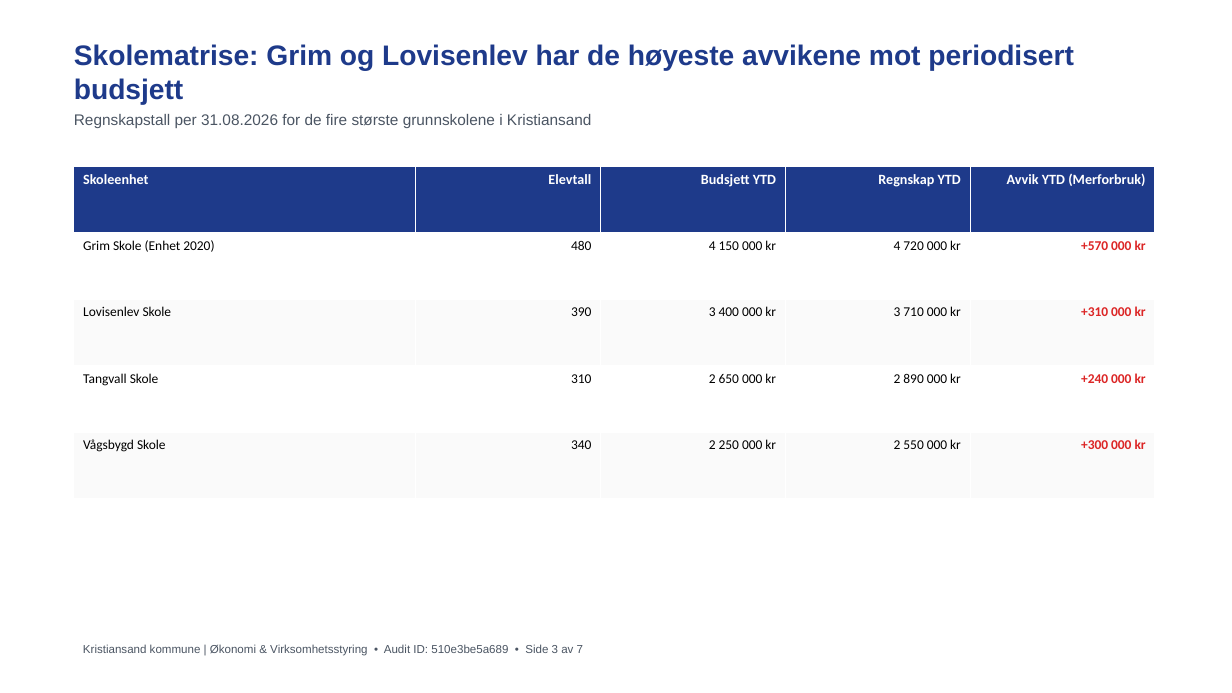
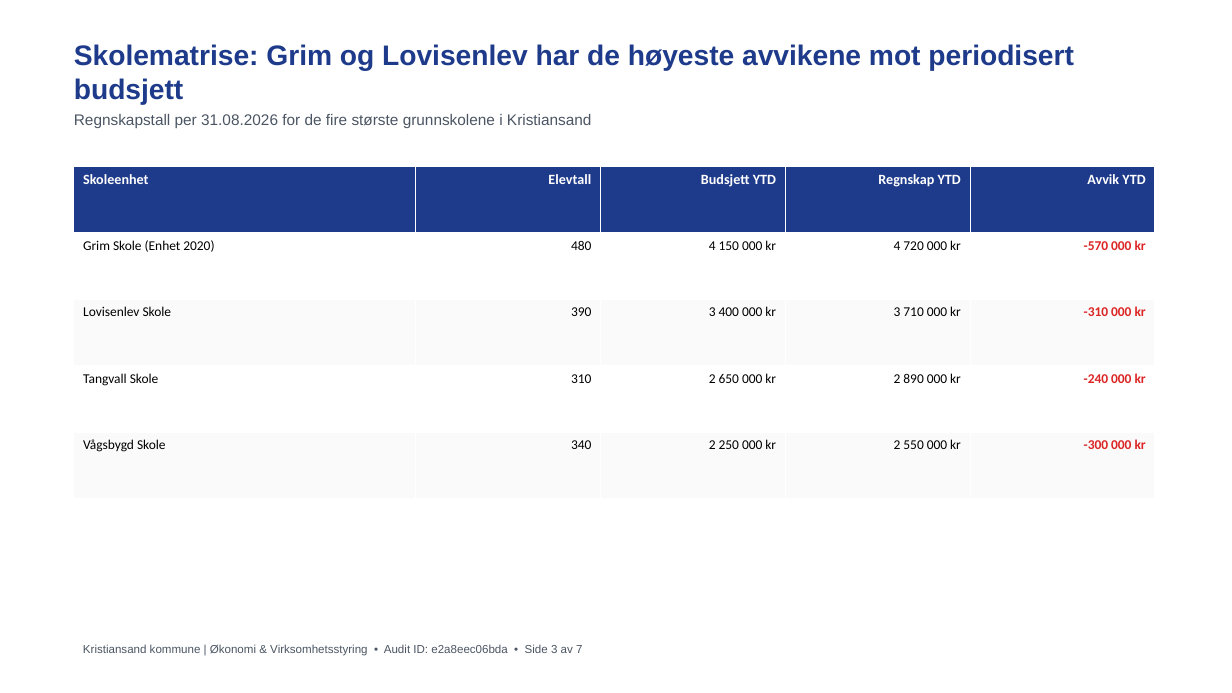
Before and after one commit to Frank-Ellingsen/AI_KOM, a slide deck: slide 3 of powerpoint/Presentasjon_Oppvekst_Bemanningskontroll_2026.pptx. Drawn at 1232x693 pixels with LibreOffice and Linux fonts; fonts in the diff are those of the drawing. Boxes give left, top, right and bottom in pixels: in the first picture for what was removed or moved away, otherwise in the second. Text is boxed around its words. In the diff, an @@ line names an element or a change of style, - is before the commit and + after.

```diff
--- a/powerpoint/Presentasjon_Oppvekst_Bemanningskontroll_2026.pptx
+++ b/powerpoint/Presentasjon_Oppvekst_Bemanningskontroll_2026.pptx
@@ table at [74,166,1155,499] @@
-row 1, column 5: Avvik YTD (Merforbruk)
+row 1, column 5: Avvik YTD
-row 2, column 5: +570 000 kr
+row 2, column 5: -570 000 kr
-row 3, column 5: +310 000 kr
+row 3, column 5: -310 000 kr
-row 4, column 5: +240 000 kr
+row 4, column 5: -240 000 kr
-row 5, column 5: +300 000 kr
+row 5, column 5: -300 000 kr
@@ text at [83,644,582,656]: text changed @@
-Kristiansand kommune | Økonomi & Virksomhetsstyring • Audit ID: 510e3be5a689 • Side 3 av 7
+Kristiansand kommune | Økonomi & Virksomhetsstyring • Audit ID: e2a8eec06bda • Side 3 av 7
```
Also in this commit, not shown: 6 other slides changed, 12 other files.
